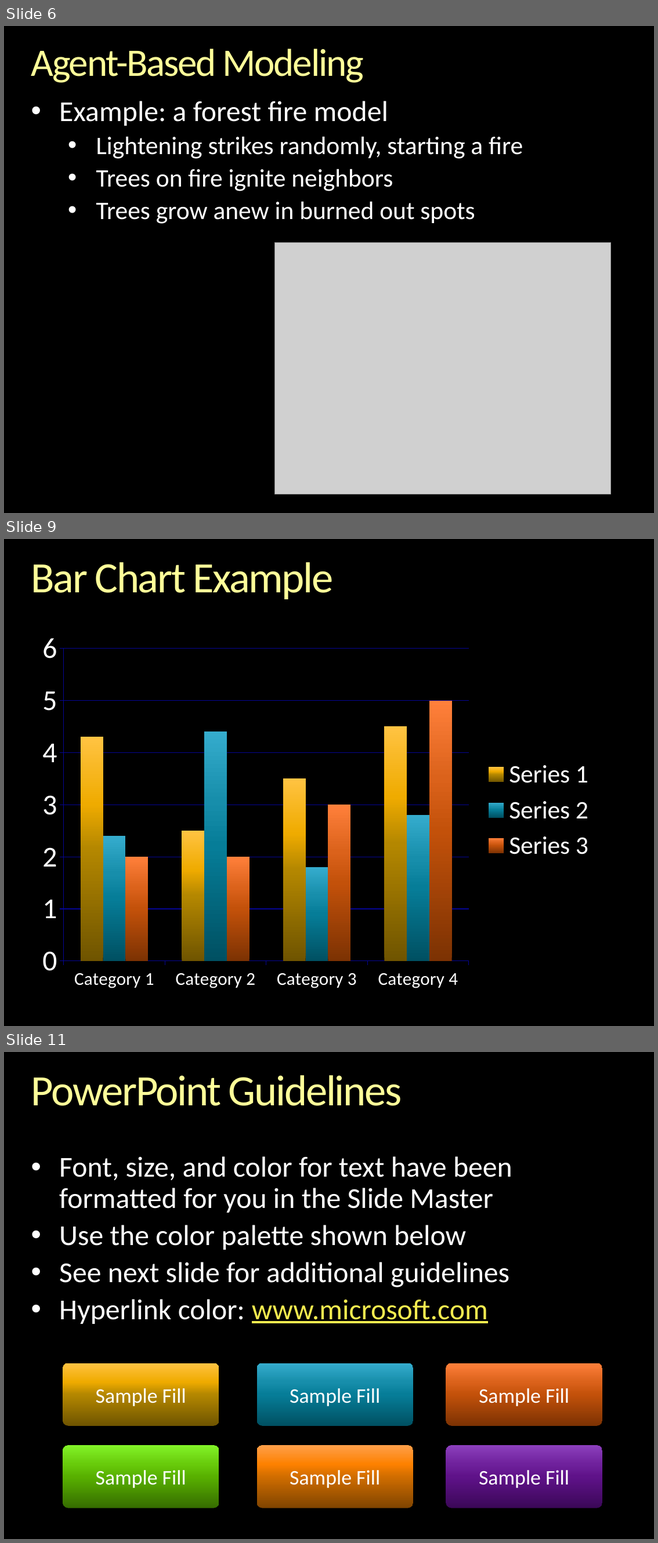
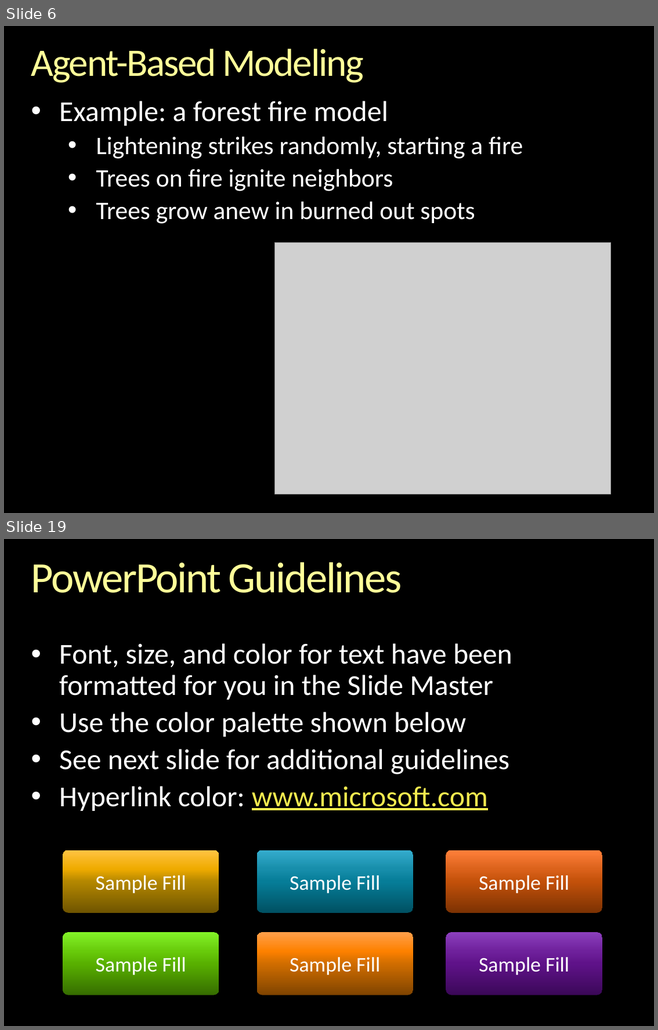
Before and after one commit to gcallah/indras_net, a slide deck: docs/GenericProgrammingAndABM.pptx. Shown one above the other, each under a label of ours: slides 6, 9 and 11 before the commit, slides 6 and 19 after it; the slides between them are not shown. The pictures are 658x1543 and 658x1030 pixels, drawn with LibreOffice and Linux fonts; fonts in the diff are those of the drawing; grey boxes stand for pictures; background and template pictures are left out. Boxes give left, top, right and bottom in pixels: in the first picture for what was removed or moved away, otherwise in the second. Text is boxed around its words. In the diff, an @@ line names an element or a change of style, - is before the commit and + after.

```diff
--- a/docs/GenericProgrammingAndABM.pptx
+++ b/docs/GenericProgrammingAndABM.pptx
@@ slide 9 removed at box(4, 539, 654, 1026), background picture (left out) @@
@@ title removed at box(31, 562, 333, 599) @@
-Bar Chart Example
@@ column chart removed at box(31, 623, 601, 997) @@
-categories: Category 1, Category 2, Category 3, Category 4
-Series 1: 4.3, 2.5, 3.5, 4.5
-Series 2: 2.4, 4.4, 1.8, 2.8
-Series 3: 2, 2, 3, 5
@@ what was slide 11 is now slide 19 @@
```
Also in this commit, not shown: 3 slides changed, 10 slides added, 4 other slides removed.
